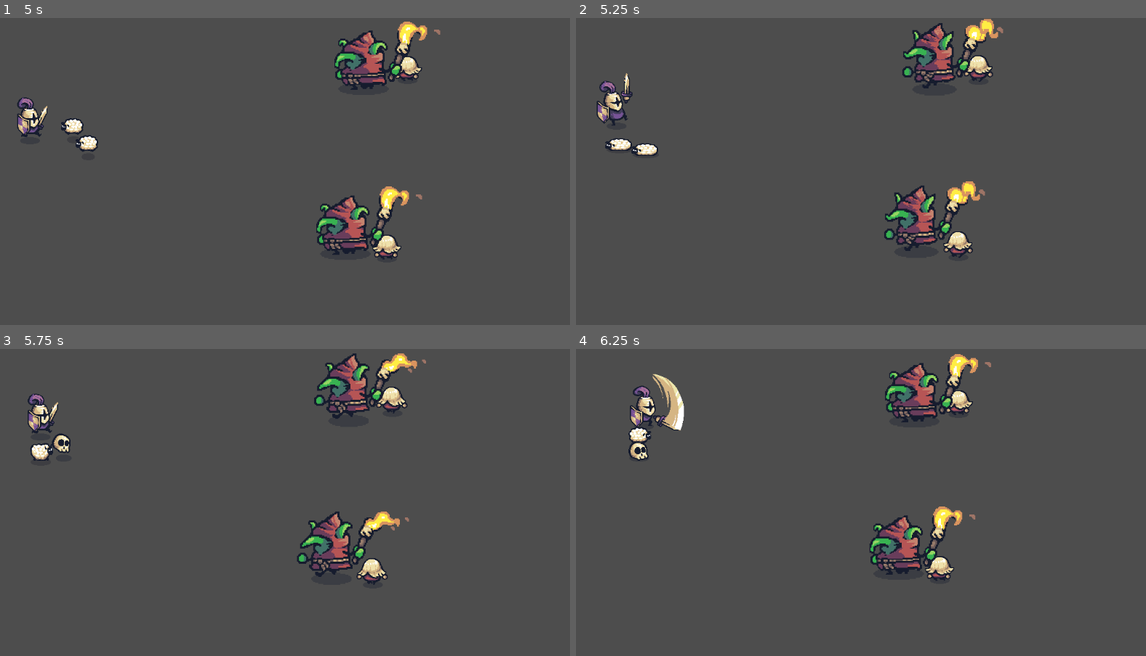
Above: before the commit, frames 1-4 (two rows, left to right).
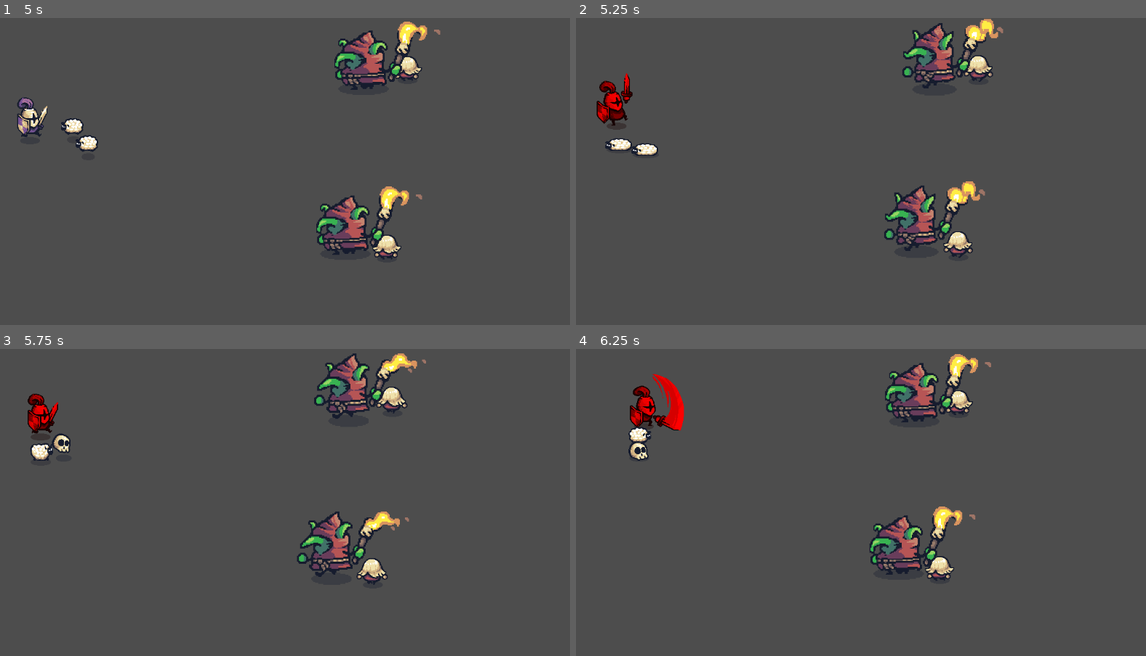
Above: after the commit, the same moments.

Repository: eugeniodomi/Bootcamp-Santander-DIO
Game: Godot game, scene res://test_scenes/test_battle.tscn
Same seed, same stepped clock (60 frames per second), same inputs: the game is played once before the commit and once after it. The project has no main scene, so this scene is started directly.
Inputs (mouse positions are in pixels of both pictures, inside the frame that each line leads up to):
- Up to frame 1 (5 s): move the mouse to (262, 245) at 0.52 s; hold W (move_up) 0.53-2.03 s; click (262, 245) at 0.6 s; move the mouse to (467, 229) at 1.27 s; click (467, 229) at 1.35 s; move the mouse to (114, 131) at 2.02 s; hold A (move_left) 2.03-3.53 s; click (114, 131) at 2.1 s; move the mouse to (319, 180) at 2.77 s; click (319, 180) at 2.85 s; move the mouse to (205, 100) at 3.52 s; hold S (move_down) 3.53-4.28 s; click (205, 100) at 3.6 s; move the mouse to (416, 165) at 4.27 s; hold D (move_right) from 4.28 s (still down); click (416, 165) at 4.35 s
- Up to frame 2 (5.25 s): move the mouse to (752, 196) at 5.02 s; release D (move_right) at 5.03 s; hold W (move_up) from 5.03 s (still down); click (752, 196) at 5.1 s
- Up to frame 3 (5.75 s): keep holding W (move_up)
- Up to frame 4 (6.25 s): move the mouse to (923, 441) at 5.77 s; release W (move_up) at 5.78 s; hold D (move_right) from 5.78 s (still down); click (923, 441) at 5.85 s

Frame 1 is identical in both runs. In frame 2, 0.6% of the frame differs, in the area x 3-10%, y 17-35%; in frame 3, 0.5%; in frame 4, 1.0%, in the area x 9-20%, y 8-27%.

Commit message:
Vida pro Jogador
feature de life para player

Diff:
--- /dev/null
+++ b/misc/big_skull.tscn
@@ -0,0 +1,6 @@
+[gd_scene load_steps=2 format=3 uid="uid://c2oeoa6dj1kkc"]
+
+[ext_resource type="PackedScene" uid="uid://bqbkrqmfqnv7a" path="res://misc/skull.tscn" id="1_2ww1q"]
+
+[node name="skull" instance=ExtResource("1_2ww1q")]
+scale = Vector2(2, 2)
--- a/player/player.gd
+++ b/player/player.gd
@@ -2,16 +2,23 @@
 
 @export var speed: float = 3
 @export var sword_damage: int = 2
+
+@export var health: int = 100
+@export var death_prefab: PackedScene
+
+
 
 @onready var sprite: Sprite2D = $Sprite2D
 @onready var animation_player: AnimationPlayer = $AnimationPlayer #filho do animation player
 @onready var sword_area: Area2D = $SwordArea
+@onready var hitbox_area: Area2D = $HitboxArea
 
 var input_vector: Vector2 = Vector2(0, 0)
 var is_running: bool = false #checkbox do space, se era sim vira nao, se nao vira sim
 var was_running: bool = false #checkbox do space, se era sim vira nao, se nao vira sim
 var is_attacking: bool = false
 var attack_cooldown: float = 0.0 #temporizador de reinicio de ataque
+var hitbox_cooldown: float = 0.0 #hitbox temporizador
 
 
 func _process(delta: float) -> void:
@@ -32,6 +39,9 @@
 	play_run_idle_animation()
 	if not is_attacking:
 		rotate_sprite()
+
+	# Processar dano
+	update_hitbox_detection(delta)
 
 
 #troca animacao do player (depreceated)
@@ -113,6 +123,8 @@
 	#deal_damage_to_enemies()
 
 func deal_damage_to_enemies() -> void:
+	#funcao que busca todos inimigos na area, aplica o dano nos mesmos
+
 	var bodies = sword_area.get_overlapping_bodies() #pegar corpos dentro das areas, como corpo de um pawn
 	for body in bodies:
 		if body.is_in_group("enemies"):
@@ -139,3 +151,57 @@
 	# Acessar todos os inimigos
 	# Chamar a função "damage"
 	# Primeiro parametro com "sword_damage"
+
+#colado de enemy
+
+
+func update_hitbox_detection(delta: float) -> void:
+	#Temporizador
+	hitbox_cooldown -= delta # tira o tempo de cada frame para ir diminuindo
+	if hitbox_cooldown > 0: return
+
+	#Frequencia (2x por segundo)
+	hitbox_cooldown = 0.5
+
+	# HitboxArea
+
+	# Detectar inimigos
+	var bodies = hitbox_area.get_overlapping_bodies()
+	for body in bodies:
+		if body.is_in_group("enemies"):
+			var enemy: Enemy = body
+			var damage_amount = 1 #processando dano recebido ao player
+			damage(damage_amount)
+
+
+
+
+func damage(amount: int) -> void:
+	if health <= 0: return #caso personagem estiver morto, ta morto kkj
+
+
+	# Caso contrario, processa os danos de vida:
+	health -= amount
+	print("Player recebeu dano de ", amount, ". A vida total é de ", health)
+	#verificar se der espadada, for chamado este metodo,
+	#detectado os inimigos e chamado funcao de 1 script em outro
+
+	# Piscar inimigo ao receber dano
+	modulate = Color.RED
+	var tween = create_tween()
+	tween.set_ease(tween.EASE_IN) #buscado a curva no site
+	tween.set_trans(Tween.TRANS_QUINT)
+	tween.tween_property(self, "modulate", Color.WHITE, 0.3)
+
+	# Processar morte
+	if health <= 0:
+		die()
+
+func die() -> void:
+	if death_prefab:
+		var death_object = death_prefab.instantiate()
+		death_object.position = position
+		get_parent().add_child(death_object)
+
+	print('Player foi de arrasta pra cima!')
+	queue_free()
--- a/player/player.tscn
+++ b/player/player.tscn
@@ -1,7 +1,8 @@
-[gd_scene load_steps=15 format=3 uid="uid://b78se0ny42bum"]
+[gd_scene load_steps=17 format=3 uid="uid://b78se0ny42bum"]
 
 [ext_resource type="Texture2D" uid="uid://d7n2g65wdh5d" path="res://addons/Tiny Swords/Factions/Knights/Troops/Warrior/Purple/Warrior_Purple.png" id="1_bvkfx"]
 [ext_resource type="Script" path="res://player/player.gd" id="1_rbol3"]
+[ext_resource type="PackedScene" uid="uid://c2oeoa6dj1kkc" path="res://misc/big_skull.tscn" id="2_87suu"]
 
 [sub_resource type="CapsuleShape2D" id="CapsuleShape2D_exsqh"]
 radius = 8.92778
@@ -251,9 +252,13 @@
 [sub_resource type="CircleShape2D" id="CircleShape2D_tjn6y"]
 radius = 150.03
 
+[sub_resource type="CircleShape2D" id="CircleShape2D_xhbi8"]
+radius = 50.5668
+
 [node name="Player" type="CharacterBody2D"]
 motion_mode = 1
 script = ExtResource("1_rbol3")
+death_prefab = ExtResource("2_87suu")
 
 [node name="Sprite2D" type="Sprite2D" parent="."]
 position = Vector2(0, -28)
@@ -279,3 +284,10 @@
 position = Vector2(0, -25)
 shape = SubResource("CircleShape2D_tjn6y")
 debug_color = Color(0.717829, 0.331708, 0.872128, 0)
+
+[node name="HitboxArea" type="Area2D" parent="."]
+
+[node name="CollisionShape2D" type="CollisionShape2D" parent="HitboxArea"]
+position = Vector2(0, -25)
+shape = SubResource("CircleShape2D_xhbi8")
+debug_color = Color(0.847059, 0.360784, 0.298039, 0)
